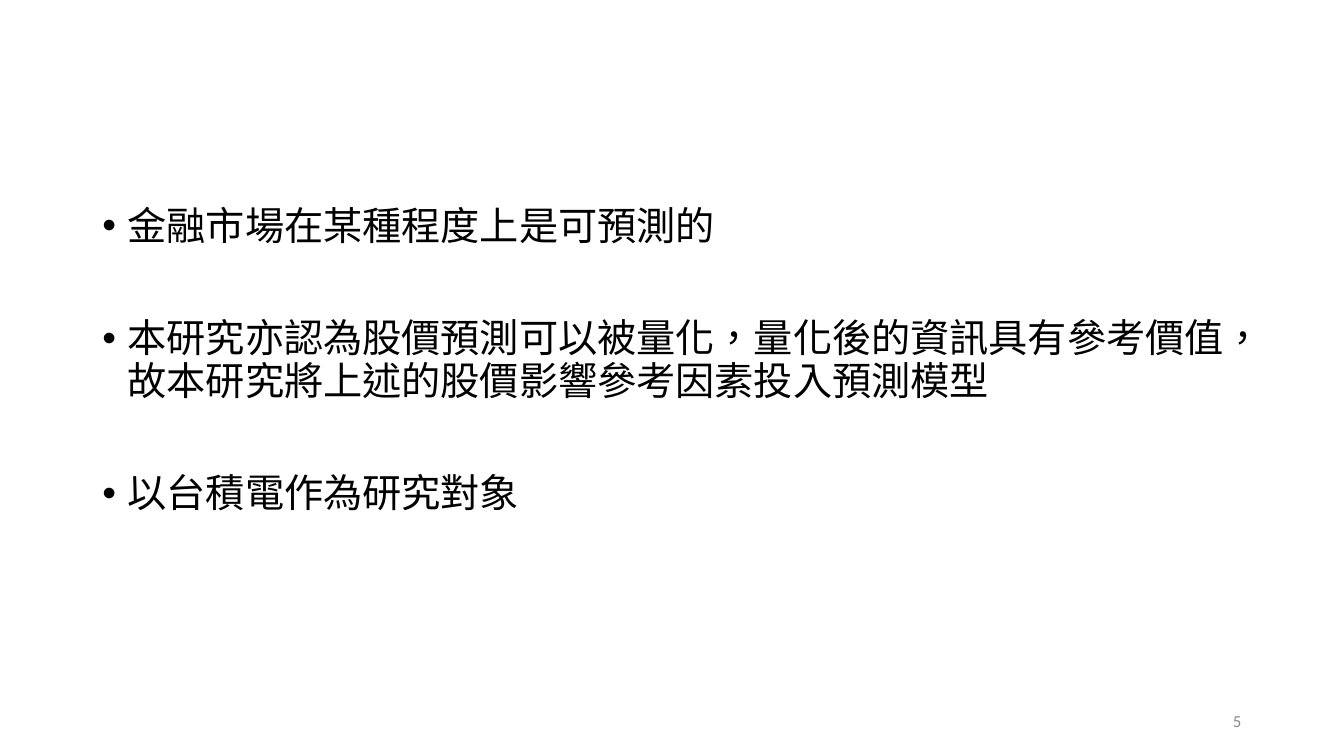
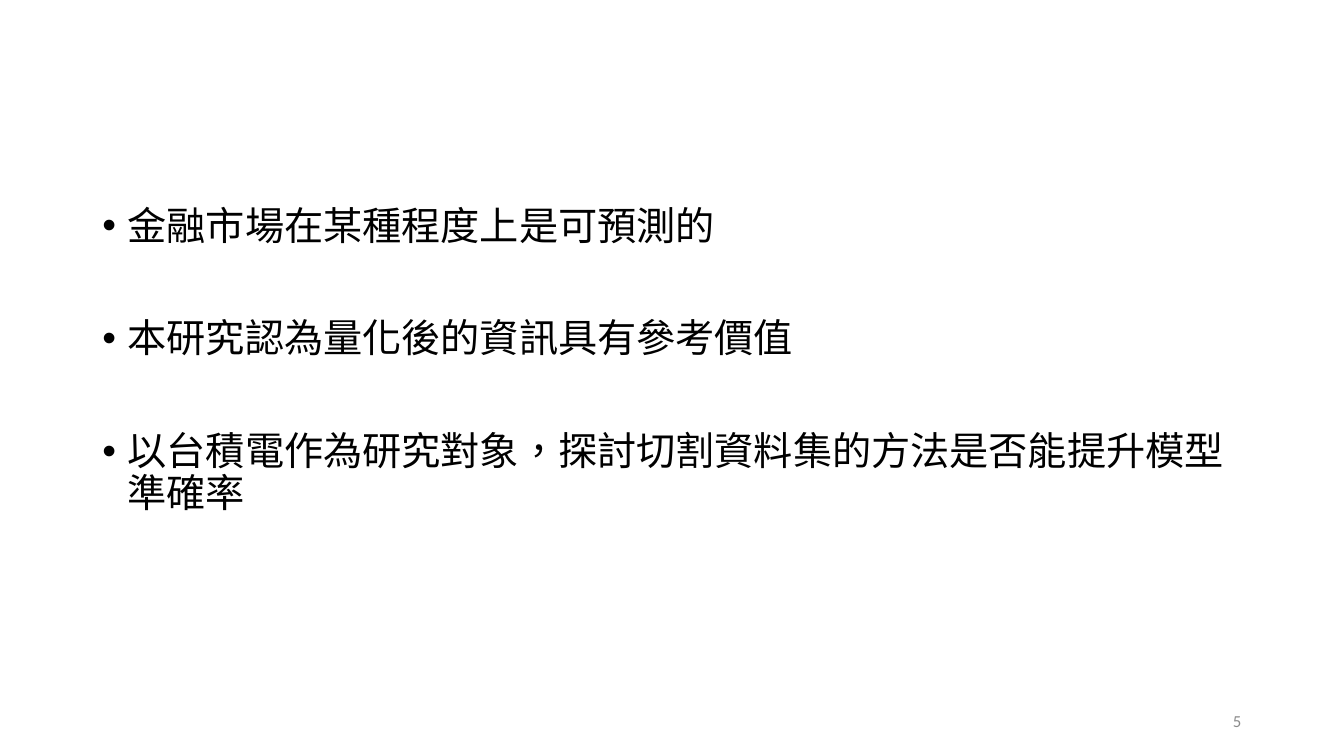
Before and after one commit to Skya-neko/StockPrediction, a slide deck: slide 5 of document/基於財經字典與分析指標的神經網路預測股價趨勢.pptx. Drawn at 1344x756 pixels with LibreOffice and Linux fonts; fonts in the diff are those of the drawing; background and template pictures are left out. Boxes give left, top, right and bottom in pixels: in the first picture for what was removed or moved away, otherwise in the second. Text is boxed around its words. In the diff, an @@ line names an element or a change of style, - is before the commit and + after.

```diff
--- a/document/基於財經字典與分析指標的神經網路預測股價趨勢.pptx
+++ b/document/基於財經字典與分析指標的神經網路預測股價趨勢.pptx
@@ text at (128, 319, 1224, 511): text changed @@
-• 本研究亦認為股價預測可以被量化，量化後的資訊具有參考價值，故本研究將上述的股價影響參考因素投入預測模型
-• 以台積電作為研究對象
+• 本研究認為量化後的資訊具有參考價值
+• 以台積電作為研究對象，探討切割資料集的方法是否能提升模型準確率
```
Also in this commit, not shown: 18 other slides changed, 8 slides added, 8 slides removed, 1 other file.
